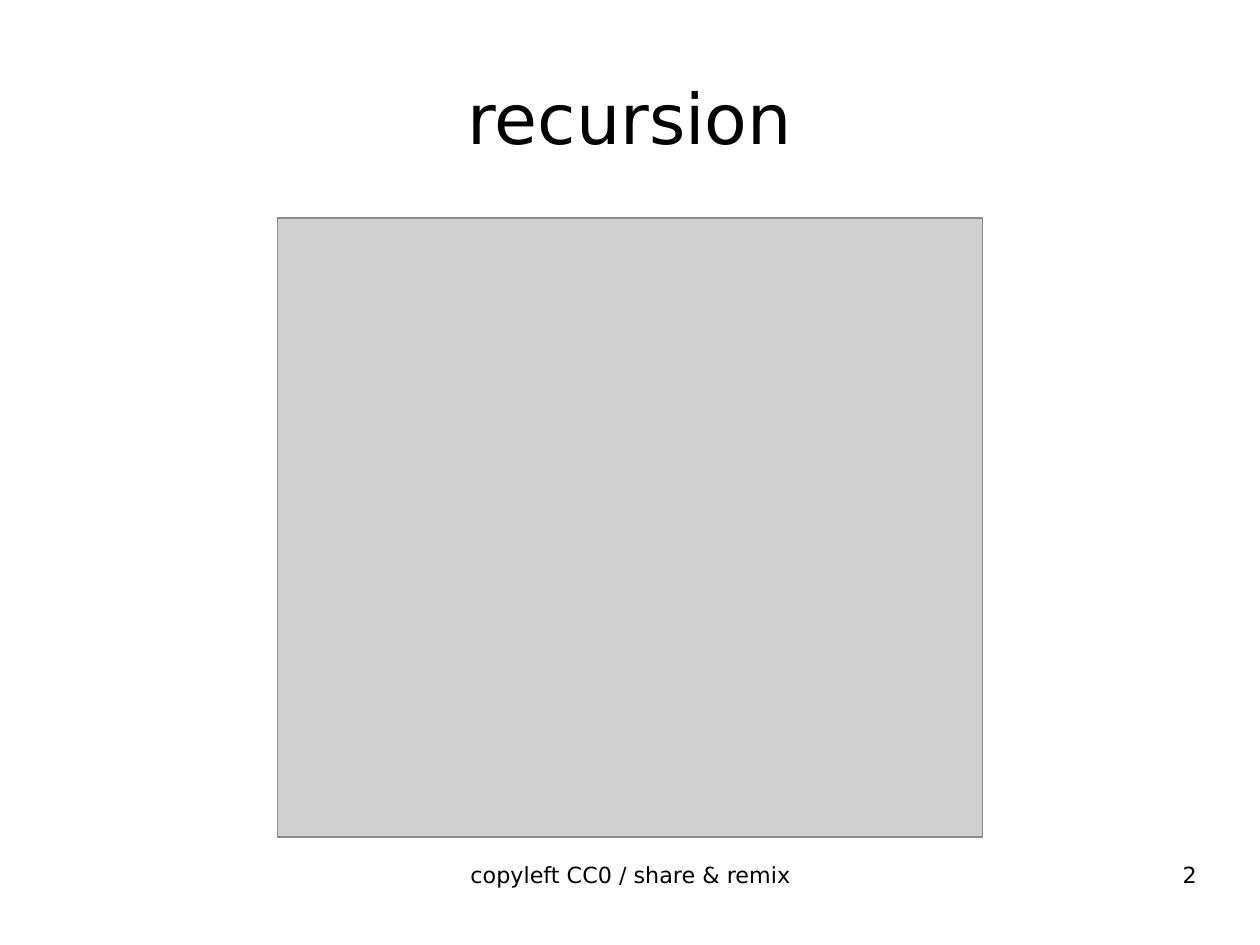
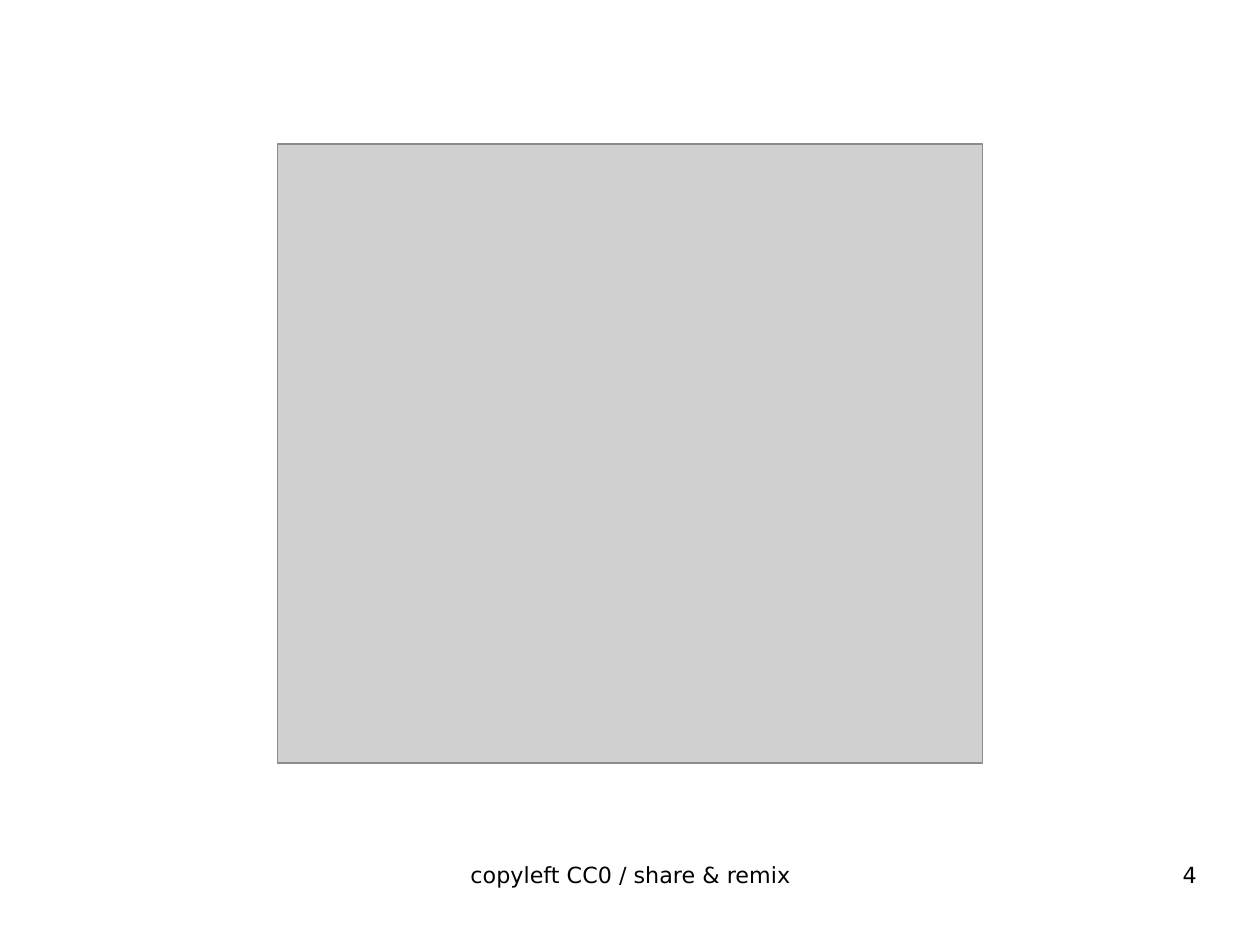
Before and after one commit to jeanbaptiste/paf, a slide deck: slide 4 of summer2015/workshop/moto.workshop.odp (slide 2 before the commit). Drawn at 1260x945 pixels with LibreOffice and Linux fonts; fonts in the diff are those of the drawing; grey boxes stand for pictures. Boxes give left, top, right and bottom in pixels: in the first picture for what was removed or moved away, otherwise in the second. Text is boxed around its words. In the diff, an @@ line names an element or a change of style, - is before the commit and + after.

Commit message:
presentation of the workshop, added recursion, ethnomathematics, ron eglash moto odt added dazzling, canadian digital camouflage

```diff
--- a/summer2015/workshop/moto.workshop.odp
+++ b/summer2015/workshop/moto.workshop.odp
@@ title removed at bbox=[468, 91, 792, 145] @@
-recursion
@@ picture: place and size @@
-picture at bbox=[278, 218, 983, 838]
+picture at bbox=[278, 144, 983, 764]
@@ page number at bbox=[1183, 866, 1197, 883]: text changed @@
-2
+4
```
Also in this commit, not shown: 1 other slide changed, 2 slides added, 3 other files.
